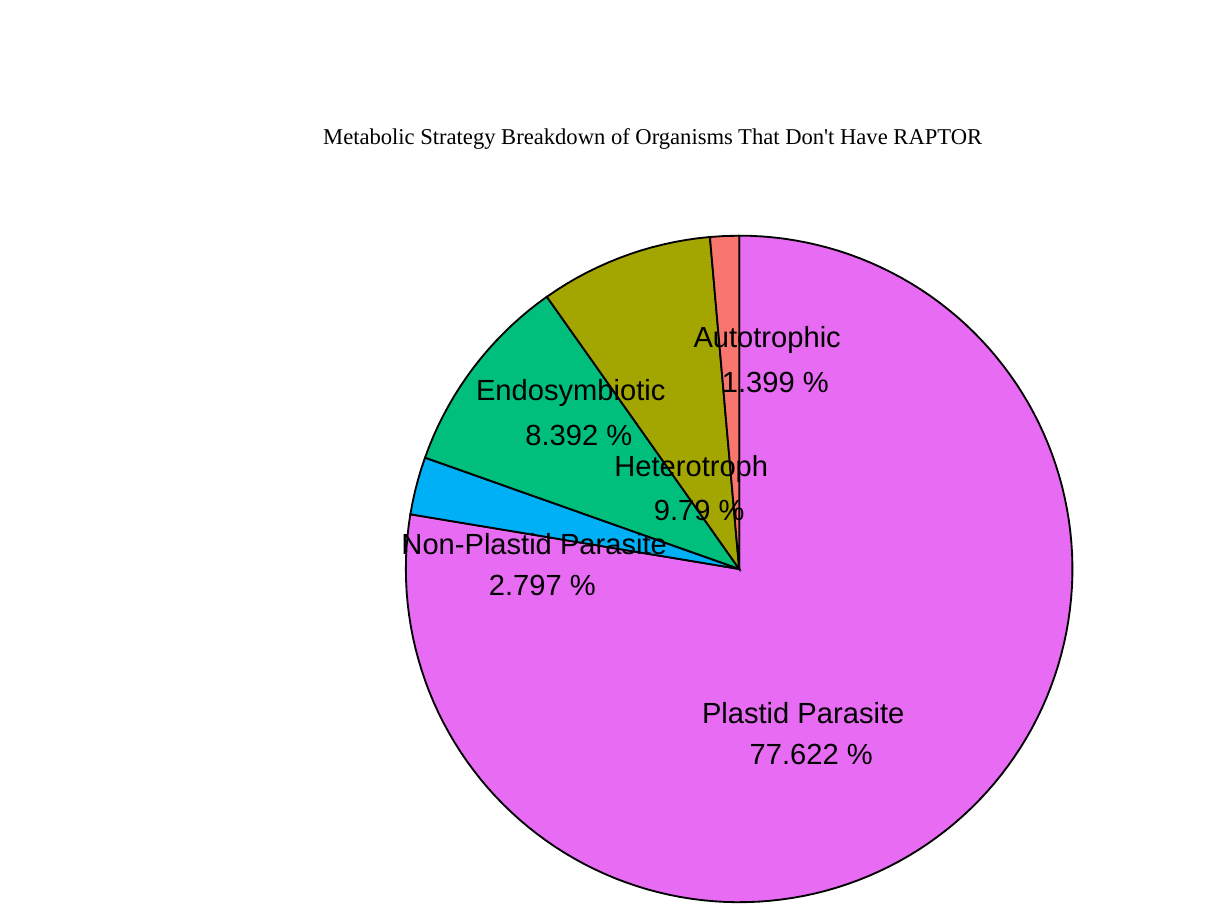
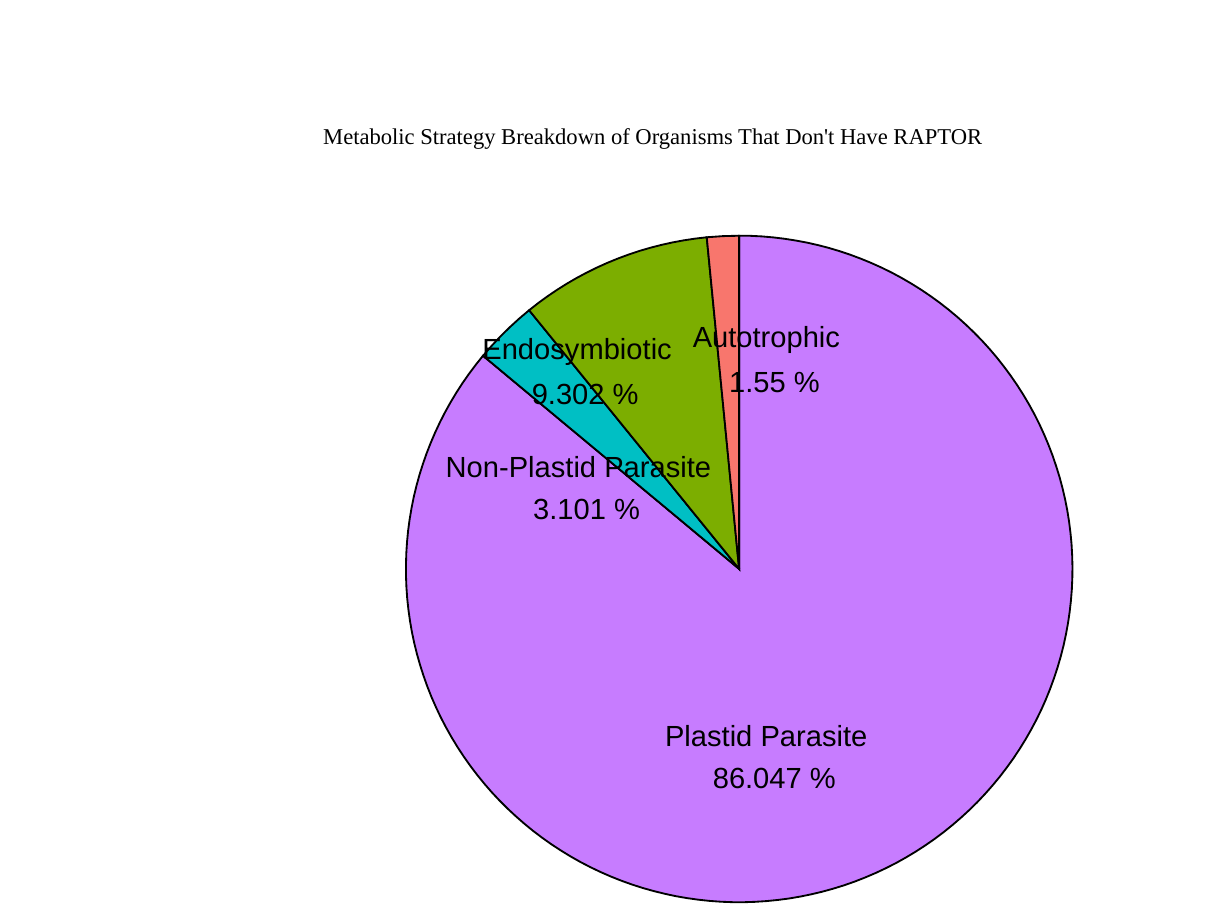
Before and after one commit to Dellaraam/TOR_phylogenetics, a slide deck: slide 1 of Images/Figures_PPT/PieWithOutRAPTOR.pptx. Drawn at 1232x924 pixels with LibreOffice and Linux fonts; fonts in the diff are those of the drawing. Boxes give left, top, right and bottom in pixels: in the first picture for what was removed or moved away, otherwise in the second. Text is boxed around its words. In the diff, an @@ line names an element or a change of style, - is before the commit and + after.

```diff
--- a/Images/Figures_PPT/PieWithOutRAPTOR.pptx
+++ b/Images/Figures_PPT/PieWithOutRAPTOR.pptx
@@ freeform shape at box(407, 235, 1073, 902): fill #E76BF3 to #C77CFF; outline redrawn @@
@@ freeform shape: place and size @@
-freeform shape at box(547, 237, 739, 568)
+freeform shape at box(530, 238, 739, 569)
@@ freeform shape at box(530, 238, 739, 569): fill #A3A500 to #7CAE00 @@
@@ freeform shape at box(707, 235, 739, 569): outline redrawn @@
@@ freeform shape: place and size @@
-freeform shape at box(425, 297, 739, 569)
+freeform shape at box(483, 310, 739, 569)
@@ freeform shape at box(483, 310, 739, 569): fill #00BF7D to #00BFC4 @@
@@ text "Endosymbiotic": place and size @@
-text "Endosymbiotic" at box(476, 377, 665, 405)
+text "Endosymbiotic" at box(482, 337, 671, 365)
@@ text added at box(532, 381, 605, 409), 17.1 pt, text #000000 @@
+9.302 %
@@ text at box(729, 369, 786, 397): text changed @@
-1.399 %
+1.55 %
@@ group removed at box(410, 424, 839, 765): 5 texts, 1 freeform shape @@
-77.622 %
-2.797 %
-Heterotroph
-9.79 %
-8.392 %
@@ text "Non-Plastid Parasite": place and size @@
-text "Non-Plastid Parasite" at box(401, 531, 667, 559)
+text "Non-Plastid Parasite" at box(446, 454, 711, 482)
@@ text added at box(533, 498, 606, 520), 17.1 pt, text #000000 @@
+3.101 %
@@ text "Plastid Parasite": place and size @@
-text "Plastid Parasite" at box(702, 702, 904, 724)
+text "Plastid Parasite" at box(665, 725, 868, 747)
@@ text added at box(713, 767, 802, 789), 17.1 pt, text #000000 @@
+86.047 %
```
Also in this commit, not shown: 37 other files.
